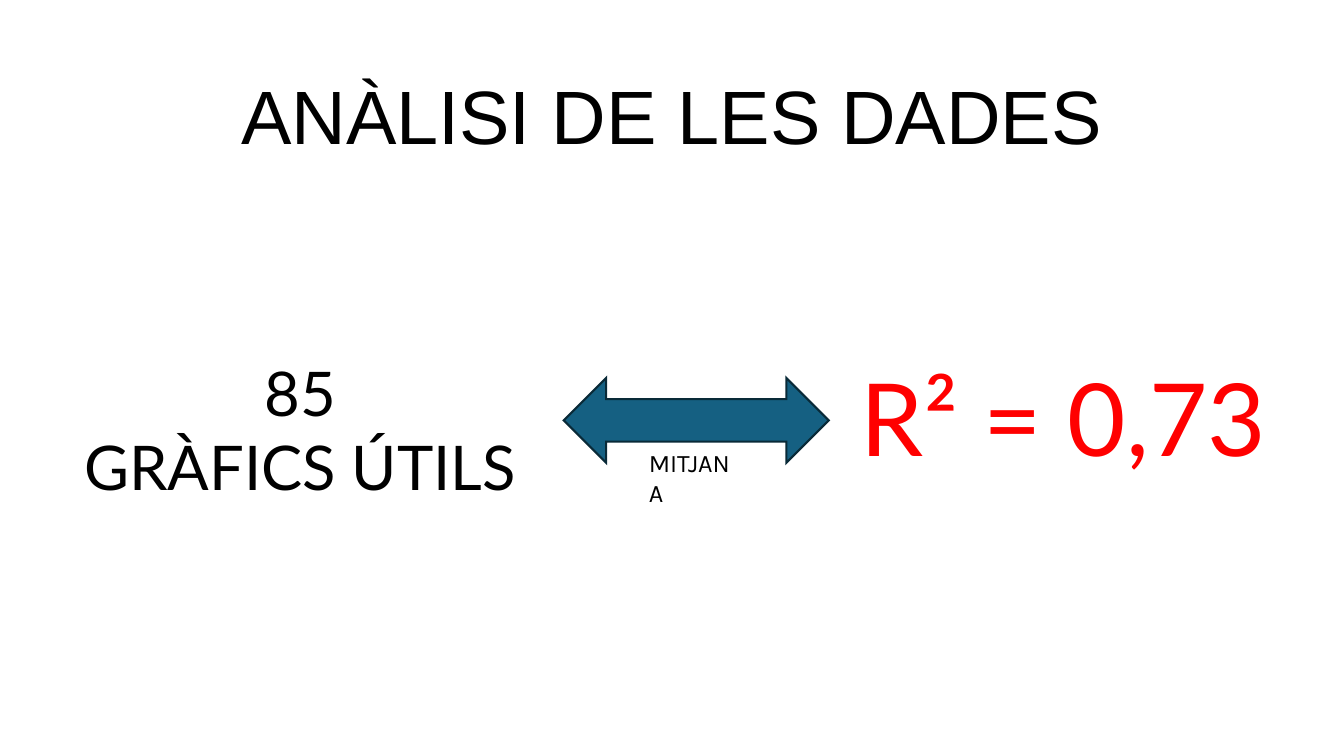
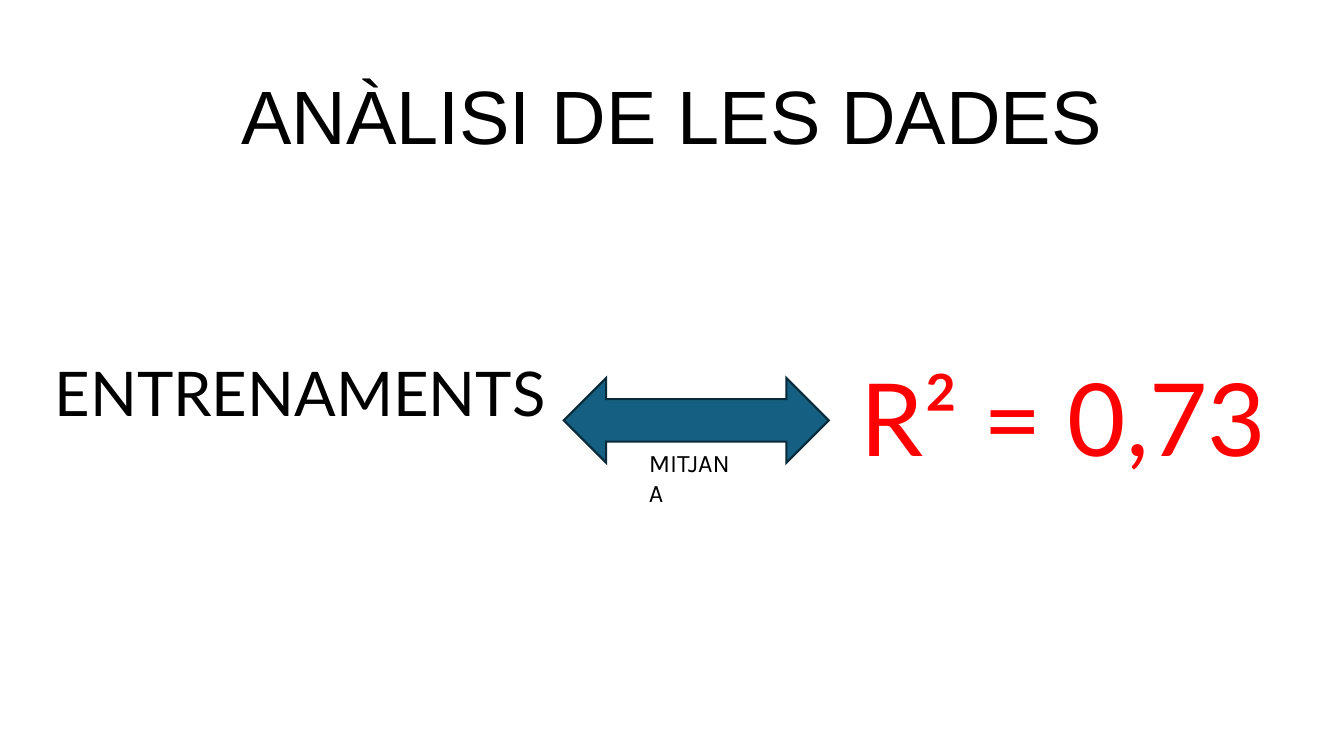
Before and after one commit to FerrerJan/Treball-de-Recerca-IA, a slide deck: slide 23 of TR_ESCRIT/PPT_Teo.pptx (slide 26 before the commit). Drawn at 1344x756 pixels with LibreOffice and Linux fonts; fonts in the diff are those of the drawing. Boxes give left, top, right and bottom in pixels: in the first picture for what was removed or moved away, otherwise in the second. Text is boxed around its words. In the diff, an @@ line names an element or a change of style, - is before the commit and + after.

```diff
--- a/TR_ESCRIT/PPT_Teo.pptx
+++ b/TR_ESCRIT/PPT_Teo.pptx
@@ text at box(55, 371, 546, 417): text changed @@
-85
-GRÀFICS ÚTILS
+ENTRENAMENTS
```
Also in this commit, not shown: 9 other slides changed, 12 slides added, 3 slides removed.
